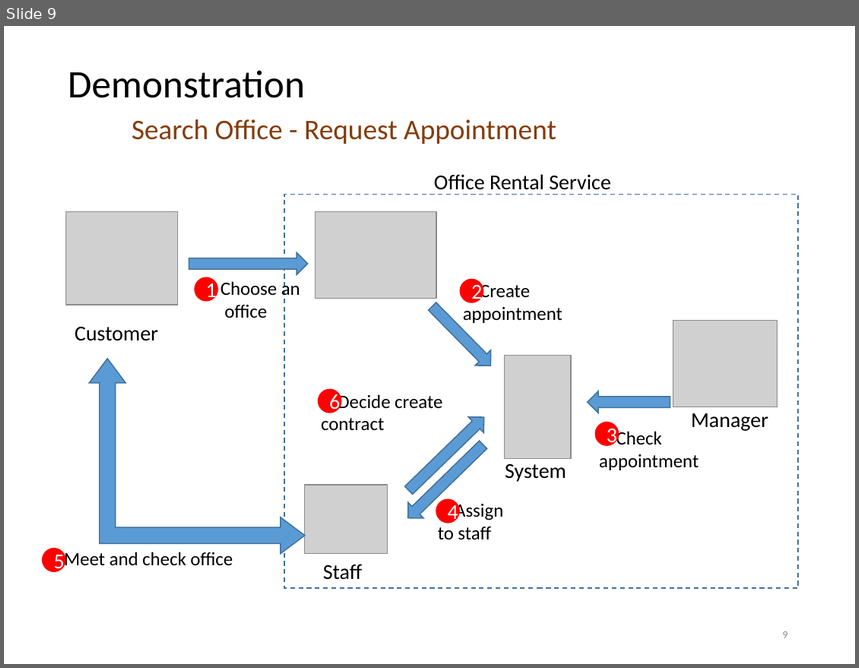
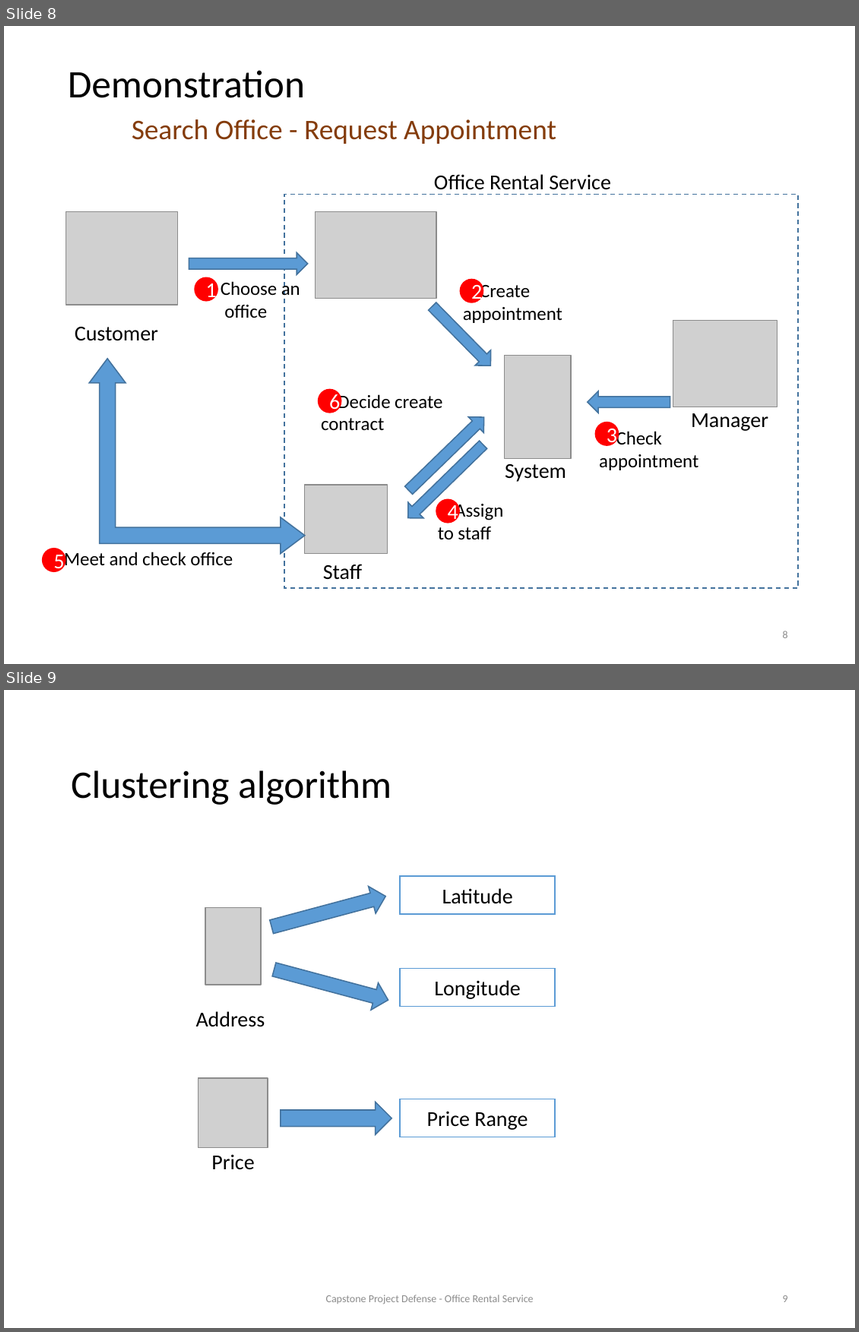
Before and after one commit to tienlx93/capstone-ors, a slide deck: doc/SlidePresentation 2 v3.pptx. Shown one above the other, each under a label of ours: slide 9 before the commit, slides 8 and 9 after it. The pictures are 859x668 and 859x1332 pixels, drawn with LibreOffice and Linux fonts; fonts in the diff are those of the drawing; grey boxes stand for pictures. Boxes give left, top, right and bottom in pixels: in the first picture for what was removed or moved away, otherwise in the second. Text is boxed around its words. In the diff, an @@ line names an element or a change of style, - is before the commit and + after.

```diff
--- a/doc/SlidePresentation 2 v3.pptx
+++ b/doc/SlidePresentation 2 v3.pptx
@@ slide 9 added at (4, 690, 855, 1328), background #FFFFFF @@
@@ title added at (71, 771, 392, 805), 33 pt, text #000000 @@
+Clustering algorithm
@@ right arrow added at (268, 883, 389, 941), fill #5B9BD5, outline #43739E 1 pt @@
@@ rectangle added at (400, 876, 555, 915), fill #FFFFFF, outline #5B9BD5 1 pt, 18 pt, text #000000 @@
+Latitude
@@ picture added at (205, 908, 261, 986) @@
@@ right arrow added at (271, 956, 392, 1014), fill #5B9BD5, outline #43739E 1 pt @@
@@ rectangle added at (400, 968, 555, 1007), fill #FFFFFF, outline #5B9BD5 1 pt, 18 pt, text #000000 @@
+Longitude
@@ text added at (196, 1011, 265, 1027), 18 pt, text #000000 @@
+Address
@@ picture added at (199, 1078, 268, 1147) @@
@@ rectangle added at (400, 1100, 555, 1138), fill #FFFFFF, outline #5B9BD5 1 pt, 18 pt, text #000000 @@
+Price Range
@@ right arrow added at (281, 1102, 392, 1135), fill #5B9BD5, outline #43739E 1 pt @@
@@ text added at (211, 1154, 254, 1170), 18 pt, text #000000 @@
+Price
@@ text added at (326, 1295, 534, 1305), 9 pt, text #8C8C8C @@
+Capstone Project Defense - Office Rental Service
@@ page number added at (783, 1296, 788, 1303), 9 pt, text #8C8C8C @@
+9
@@ what was slide 9 is now slide 8 @@
@@ page number at (783, 631, 788, 639): text changed @@
-9
+8
```
Also in this commit, not shown: 8 other slides added, 7 slides removed, 9 other files.
